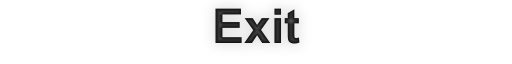
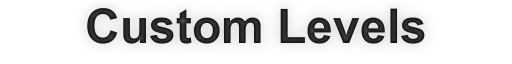
Layer changes from the first w=512, h=64 image to the second:
added layer "Custom Levels" above "Change Player" over (77, 0, 434, 53)
hid "Exit" over (197, 0, 317, 53)
